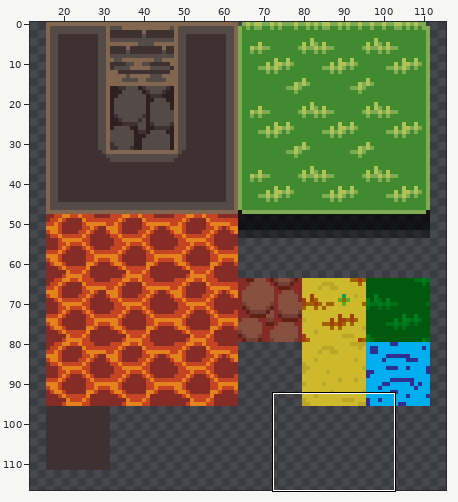
Sprite sheet: xavwi/sprites/spr_tileset/layers/36869dbf-ae9d-4b36-9a9a-08e0ab74d417/1269f670-6c49-48e1-8ce2-cc28ad394ae7.png. The first picture is a wide view before the edit; the outline marks the close-up.
Close-up. The starting point:
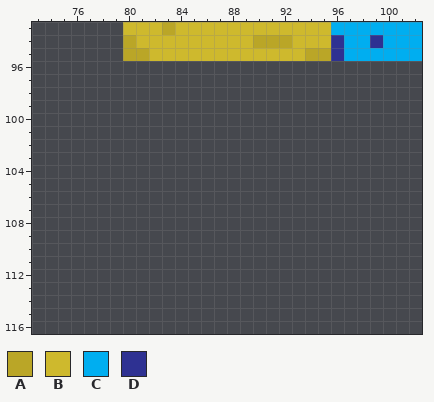
The file is 128x128 pixels. Shown: x 73..102, y 93..116. The wide view leaves out empty margins.
Palette (. is transparent): A #baa627  B #ceb92d  C #00aef0  D #2e3192
Pixels before, first column x 80:
93 BBBABBBBBBBBBBBBCCCCCCC
94 ABBBBBBBBBAAABBBDCCDCCC
95 AABBBBBBBBBBBBAADCCCCCC
After the commit:
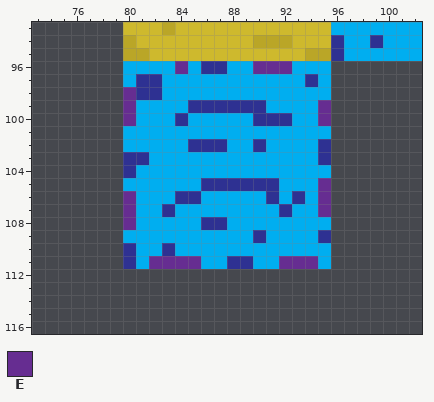
Colours new in this view: E #662d91
From old to new:
y 96: x 80..95 ................ -> CCCCECDDCCEEECCC
y 97: x 80..95 ................ -> CDDCCCCCCCCCCCDC
y 98: x 80..95 ................ -> EDDCCCCCCCCCCCCC
y 99: x 80..95 ................ -> ECCCCDDDDDDCCCCE
y 100: x 80..95 ................ -> ECCCDCCCCCDDDCCE
y 101: x 80..95 ................ -> CCCCCCCCCCCCCCCC
y 102: x 80..95 ................ -> CCCCCDDDCCDCCCCD
y 103: x 80..95 ................ -> DDCCCCCCCCCCCCCD
y 104: x 80..95 ................ -> DCCCCCCCCCCCCCCC
y 105: x 80..95 ................ -> CCCCCCDDDDDDCCCE
y 106: x 80..95 ................ -> ECCCDDCCCCCDCDCE
y 107: x 80..95 ................ -> ECCDCCCCCCCCDCCE
y 108: x 80..95 ................ -> ECCCCCDDCCCCCCCC
y 109: x 80..95 ................ -> CCCCCCCCCCDCCCCD
y 110: x 80..95 ................ -> DCCDCCCCCCCCCCCC
y 111: x 80..95 ................ -> DCEEEECCDDCCEEEC
Boxes around the changes in both close-ups, in picture pixels (x1, y1, x2, y2):
added: (123, 61, 331, 269)
